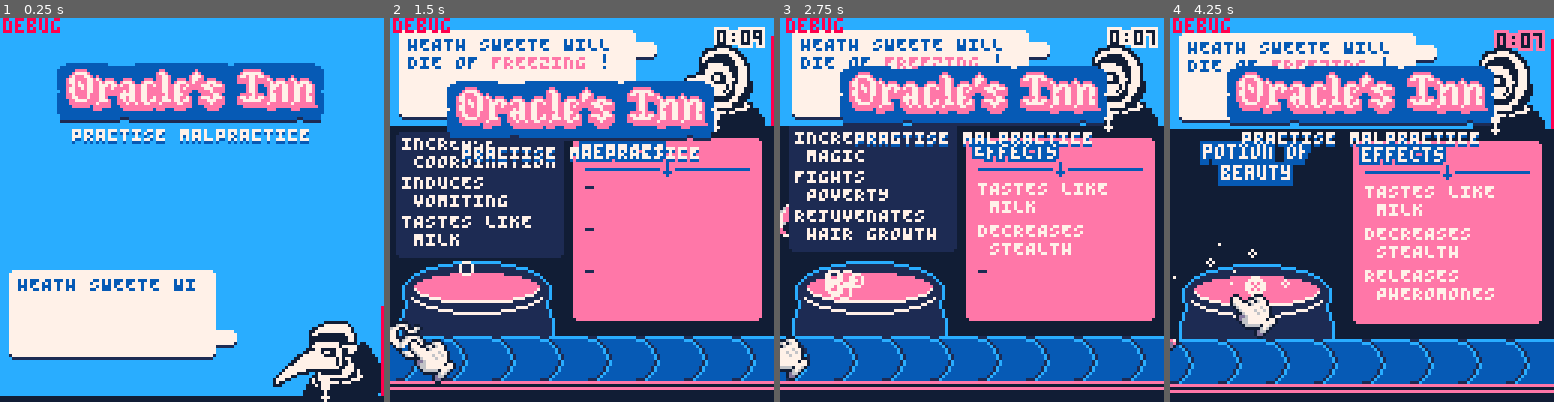
Above: before the commit, frames 1-4 (left to right).
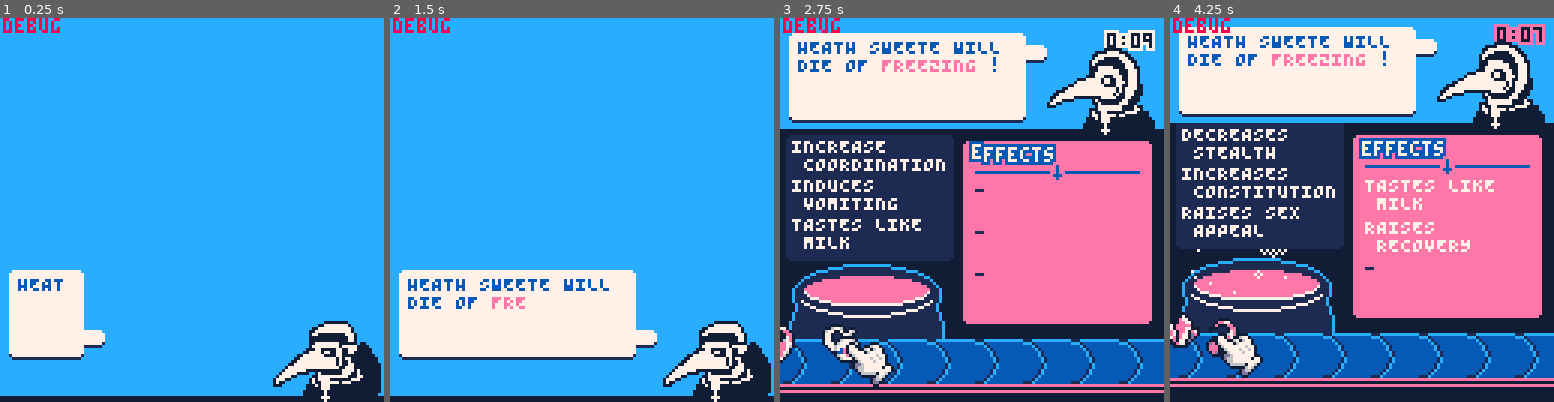
Above: after the commit, the same moments.

Repository: Yolwoocle/minijam_112
Game: PICO-8 cartridge minijam112.p8
The game is run twice, just before and just after one commit, with the same random seed, the same clock (stepped at 60 frames per second) and the same inputs.
Inputs:
- Up to frame 1 (0.25 s): no input
- Up to frame 2 (1.5 s): tap X (X key) at 0.33, 1.07 s; tap O (Z key) at 0.7 s
- Up to frame 3 (2.75 s): hold Right 1.6-2.1 s; tap O (Z key) at 1.7, 2.1, 2.5 s; tap X (X key) at 1.85 s; hold Up 2.15-2.42 s; hold Right from 2.47 s (still down)
- Up to frame 4 (4.25 s): tap O (Z key) every 0.4 s from 2.9 to 4.1 s; tap X (X key) at 2.97, 4.08 s; release Right at 3.03 s; hold Left 3.08-3.58 s; hold Down 3.63-3.97 s; hold Right from 4.02 s (still down)

The runs differ from the first frame. In frame 1, 20% of the frame differs, in the area x 14-100%, y 11-99%; in frame 2, 89%, in the area x 0-100%, y 2-100%; in frame 3, 36%; in frame 4, 46%.

Commit message:
You'll never have to look at this red line ever

Diff:
--- a/minijam112.p8
+++ b/minijam112.p8
@@ -81,7 +81,7 @@
 
 	dead_list=""
 	dead_list_obj={
-		dobj=create_dobj(128,-87)
+		dobj=create_dobj(128,0)
 	}
 
 
@@ -103,7 +103,7 @@
 	past_customers={}
 
 
-	parse_speed=5
+	parse_speed=3
 	text_parse=""
 	ailment=""
 	parse_length=0
@@ -132,10 +132,13 @@
 	clock=0
 	maxclock=60*10 -- be careful about overflowing the tiny p8 limit
 	-- clock=maxclock
-	report_shifted_on_right = false
+
+	report_shifted_on_left = false
 	main_menu = true
 
-	if(debugmode) parse_speed = 1
+	time_before_confetti=-1
+
+	-- if(debugmode) parse_speed = 1
 end
 
 function _update60()
@@ -144,7 +147,7 @@
 	update_time()
 	on_speech_end()
 
-	if(report_shifted_on_right) dead_list_obj.dobj.oy-=1/6
+	if(report_shifted_on_left) dead_list_obj.dobj.oy-=1/6
 
 	menuitem(3, "sound: "..(sound_on and "on" or "off"), function() sound_on=not sound_on end)
 
@@ -174,6 +177,16 @@
 		doctor_oy+=1
 	end
 
+	-- spawn confetti
+	if(time_before_confetti >-1)time_before_confetti-=1
+	if time_before_confetti==0 then
+	-- if btnp(❎) then
+		for i=1,30 do
+			spawn_confetti(5,-10, 10+rnd(60), -10-rnd(50), 0.05+rnd(0.1))
+			spawn_confetti(128+5,-10, -10-rnd(60), -10-rnd(50), 0.05+rnd(0.1))
+		end
+	end
+
 	conveyor_spawner()
 
 	update_cursor()
@@ -193,9 +206,7 @@
 
 
 	draw_pot()
-	for b in all(bubbles) do
-		circ(b._x,b._y,b.size,4)
-	end
+	draw_bubbles()
 	rectfill(-5,110,130,130,0)
 
 	draw_conveyor()
@@ -226,7 +237,11 @@
 	rrect(x,-87+1,61,90,1)
 	rrect(x,-87  ,61,90,4)
 	print(dead_list,x+1,y,5)
-	rectfill(x,5,127,3+31, 8)
+	-- foreground (to hide list)
+	rectfill(x,-91,128,-88, 2)--blue top
+	rectfill(x,5,128,3+31, 2)--blue bottom
+	rectfill(x+1,4,128,4, 0)--lback shadow
+	rectfill(x,35,128,37, 0)--black bottom
 
 	draw_pdoctor()
 	draw_bubble()
@@ -245,8 +260,10 @@
 	-- draw logo
 	if (main_menu) then
 		local camy = dy(cam.dobj)
-		sspr(0,100,91,28, 18,camy+18 + sin(t/120)*3*0.99)
-	end
+		-- sspr(0,100,91,28, 18,camy+18 + sin(t/120)*3*0.99)
+	end
+
+	if(c.mode=="report")draw_bubbles()
 
 	if(debugmode)print("debug",1,dy(cam.dobj),8)
 end
@@ -266,16 +283,9 @@
 		if(flr(rnd(2))==0)fate=rnd(died_of_variations)..customer.cause
 		local fit=to_fit(customer.name..fate.."\n\n",11)
 		out..=fit
-
-		-- count number of lines
-		local h=1
-		for i=1,#fit do
-			if(sub(fit,i,i)=="\n")h+=1
-		end
-		list_h+=h
-	end
-
-	dead_list_obj.dobj._y=-110
+	end
+
+	dead_list_obj.dobj._y=200
 	dead_list_obj.dobj.oy=0
 	dead_list=out
 end
@@ -489,21 +499,22 @@
 		if(report.step==8)sfx(55)shake=0.2
 
 		if(report.step==1)anim_to_point(c,_x+70,_y+30)
-		if(report.step>=2 and report.step<=6)anim_to_point(c,_x+10,_y+43+((report.step-2)*8))
+		if(report.step>=2 and report.step<=6)anim_to_point(c,_x+10,_y+48+((report.step-2)*8))
 		if(report.step==7)anim_to_point(c,_x+50,_y+90)
-
-
+		if(report.step==8)anim_to_point(c,_x+50,_y+100) --move hand away after signature
+
+		if(report.step==8)time_before_confetti=50
 
 		report.last_input=time_since_last
 		report.step+=1
 	end
 
-	if time_since_last==1100 then
+	if time_since_last==900 then
 		-- Shift report card to left
 		anim_to_point(report, report.target_x-23, nil, 0.9)
 		anim_to_point(c,c.dobj.wx-23,nil,0.9)
 		anim_to_point(dead_list_obj, 83, nil, 0.9)
-		report_shifted_on_right = true
+		report_shifted_on_left = true
 
 		update_dead_list()
 	end
@@ -847,6 +858,27 @@
 		vy= o_vy,
 		gravity=_gravity or 0,
 		size=rnd(3)+1,
+		fill=false,
+		col=4,
+	}
+	add(bubbles,new_bub)
+end
+
+function spawn_confetti(_x,_y,_vx,_vy,_gravity)
+	o_vx=0
+	if(_vx!=nil)o_vx=_vx*0.1
+	o_vy=-0.1
+	if(_vy!=nil)o_vy=_vy*0.1
+
+	local new_bub={
+		_x= _x or 15+rnd(28),
+		_y= _y or 80+rnd(8),
+		vx= o_vx,
+		vy= o_vy,
+		gravity=_gravity or 0,
+		size=rnd(3)+2,
+		fill=true,
+		col=rnd{2,3,4,5,13},
 	}
 	add(bubbles,new_bub)
 end
@@ -860,6 +892,13 @@
 		if(b.vy!=nil) b.vy*=0.9
 		if(b.gravity!=nil) b.vy+=b.gravity
 		if(b.size<=0)del(bubbles,b)
+	end
+end
+
+function draw_bubbles()
+	for b in all(bubbles) do
+		local f = b.fill and circfill or circ
+		f(b._x,b._y,b.size,b.col)
 	end
 end
 
@@ -1123,7 +1162,7 @@
 all_solutions={
 	"EXPERIENCING KINETIC ENERGY|HARDENS SKIN,PROBABLY BOOSTS LUCK,RAISES GLASS CEILING",
 	"BEING SHOT BY A SKELETON|TASTES LIKE MILK,QUICKENS REACTIONS",
-	"SWIMMING TO FAR FROM THE SHORE|MAKES YOU FLOAT",
+	"SWIMMING TOO FAR FROM THE SHORE|MAKES YOU FLOAT",
 	"TRYING TO SWIM IN LAVA|MAKES YOU FLOAT,INCREASES FIRE RES,INCREASES POISON RES",
 	"SUMMONING A DEMON|BREAKS FOURTH WALL,PROBABLY BOOSTS LUCK,DISPELS GHOSTS",
 	"LOSING A FIST FIGHT|RAISES HIT POINTS,INCREASES STRENGTH",
@@ -1156,7 +1195,7 @@
 	"OLD AGE|LOWERS CHOLESTEROL,HARDENS LIVER,RAISES HP",
 	"BOREDOM|TURNS INTO A SWORD,INSTANT DEATH,INSTILLS PARANOIA,JUST GETS YOU STONED,EMITS 5G SIGNAL,AMPLIFIES TINNITUS,TURNS URINE GREEN,SETS YOU ON FIRE,REJUVENATES HAIR GROWTH,FINDS KEYS",
 	"AGGRESSIVE SEALIFE|INCREASES STRENGTH,FACILITATES CONFIDENCE",
-	"HUNGER|SUMMONS GIANT PEACH,FACILITATES DIGESTION,HIGH IN VITAMIN C,REMOVES TASTE,TASTES OF ORANGE,JUST GETS YOU STONED",
+	"HUNGER|FIGHTS POVERTY,SUMMONS GIANT PEACH,FACILITATES DIGESTION,HIGH IN VITAMIN C,REMOVES TASTE,TASTES OF ORANGE,JUST GETS YOU STONED",
 	"NOT BEING TO HANDLE OUR STRONGEST POTION|TURNS INTO DRAGON,RAISES HP,INCREASES MAGIC,INCREASES RESISTANCE,INCREASES STRENGTH,FACILITATES DIGESTION,",
 	"DISCOVERING DYNAMITE|INCREASES RESISTANCE,RAISES HP,STRENGTHENS BONE MARROW,HARDENS SKIN",
 	"CONSTIPATION|FACILITATES DIGESTION,TURNS INTO A TOAD,TASTES LIKE MILK",
